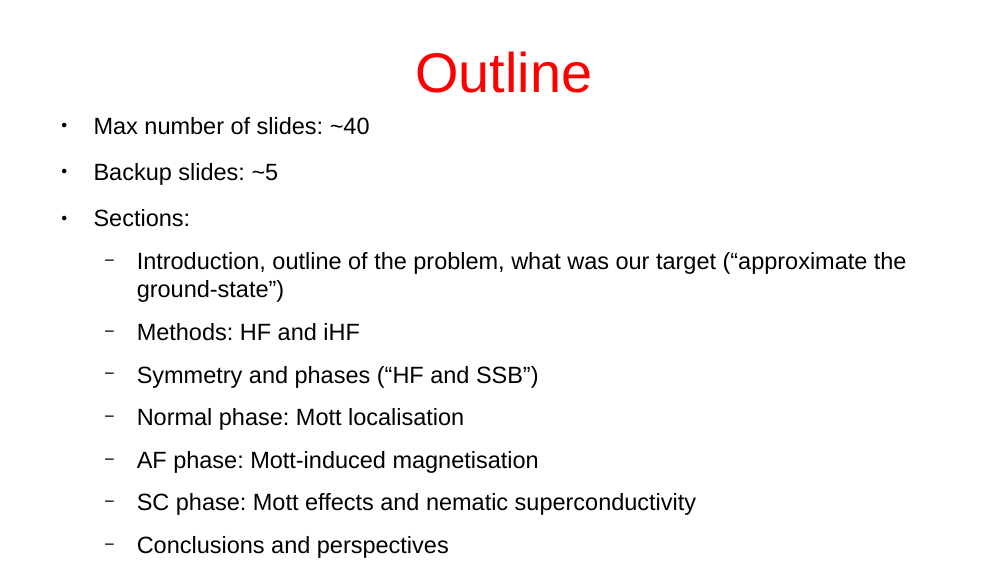
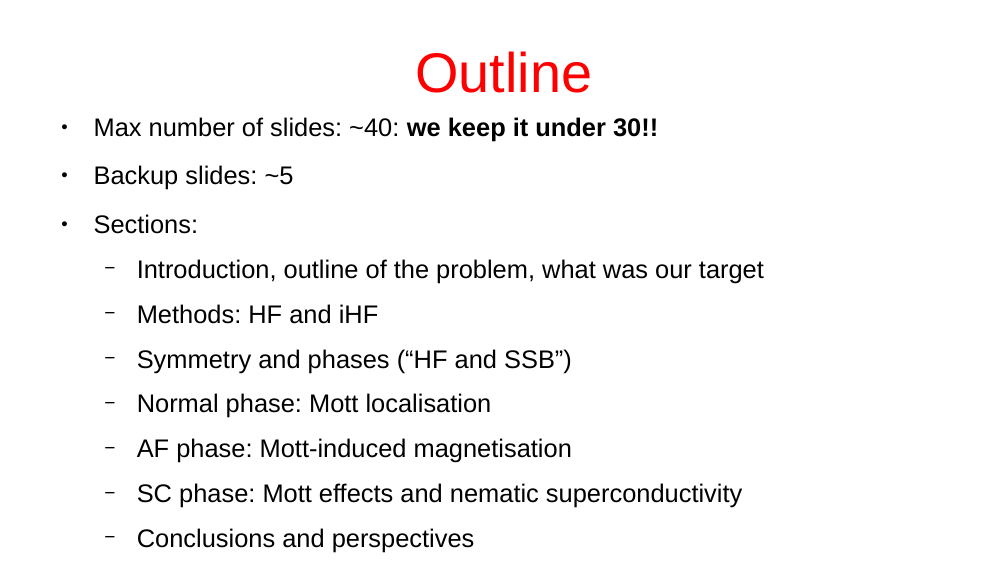
Before and after one commit to nepero27178/EHM-HF, a slide deck: slide 2 of Slides/draft.odp. Drawn at 1008x567 pixels with LibreOffice and Linux fonts; fonts in the diff are those of the drawing. Boxes give left, top, right and bottom in pixels: in the first picture for what was removed or moved away, otherwise in the second. Text is boxed around its words. In the diff, an @@ line names an element or a change of style, - is before the commit and + after.

```diff
--- a/Slides/draft.odp
+++ b/Slides/draft.odp
@@ text at [94, 117, 658, 141]: text changed; size 18.5 to 20 pt @@
-● Max number of slides: ~40
+● Max number of slides: ~40: we keep it under 30!!
@@ text at [94, 165, 742, 508]: size 18.5 to 20 pt in "Backup slides: ~5", "Sections:", "Methods: HF and iHF", "Symmetry and phases (“HF and SSB”)" and 4 more places @@
@@ text at [137, 259, 764, 283]: text changed; size 18.5 to 20 pt @@
-  − Introduction, outline of the problem, what was our target (“approximate the ground-state”)
+  − Introduction, outline of the problem, what was our target
```
Also in this commit, not shown: 3 other slides changed, 1 slide removed, 28 other files.
